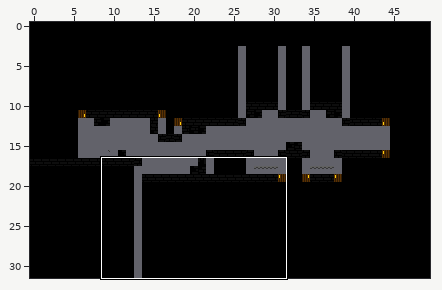
Level history. Tiled map: android/assets/Images/Tilemap/World1/world1-7.tmx. Above, an overview of the earlier version with the close-up marked.
Close-up. Earlier state:
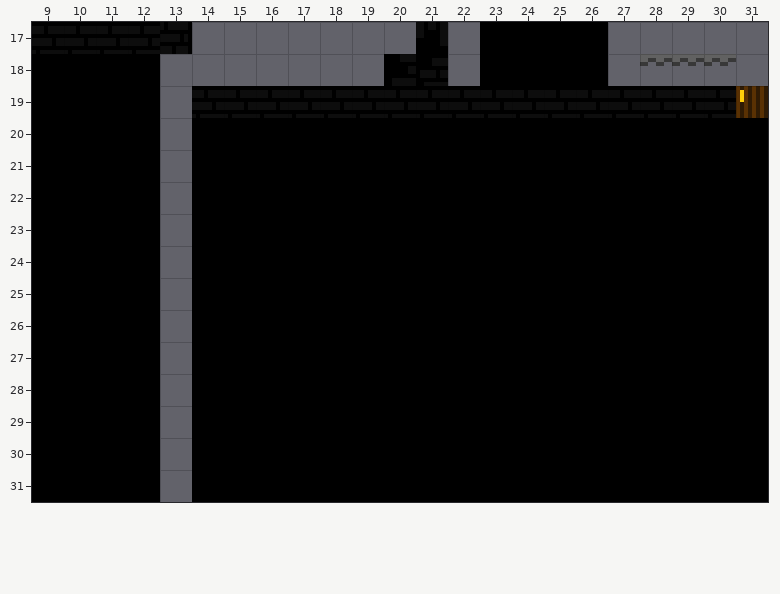
Cells are 8x8 px. Shown: x 9..31, y 17..31.
After the commit:
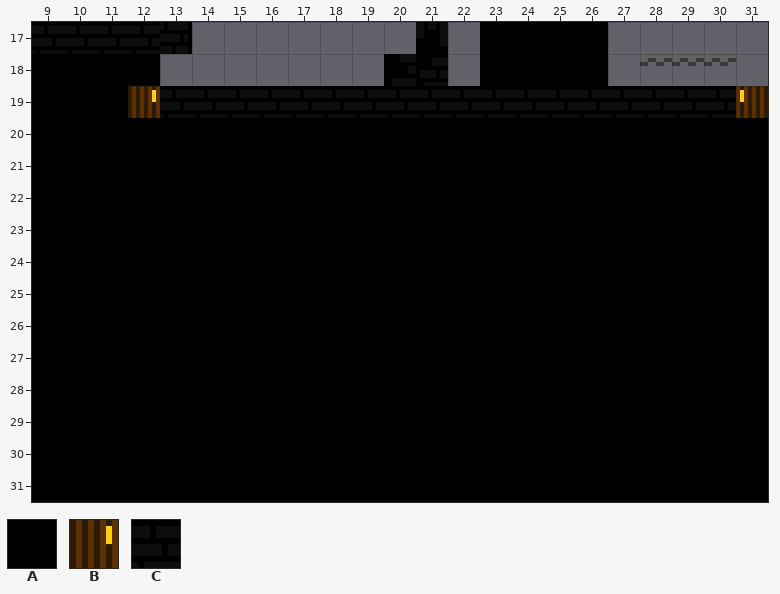
Key: from "Test Tileset": A 4, B 40, C 41.
_ is an empty cell.
The commit says: Updated 'Level 7 - World 1' to work with the boxes : Windows
Edits made:
Layer "walls":
y 19: x 12..13 A_ -> BC
y 20..31: x 13 _ -> A
